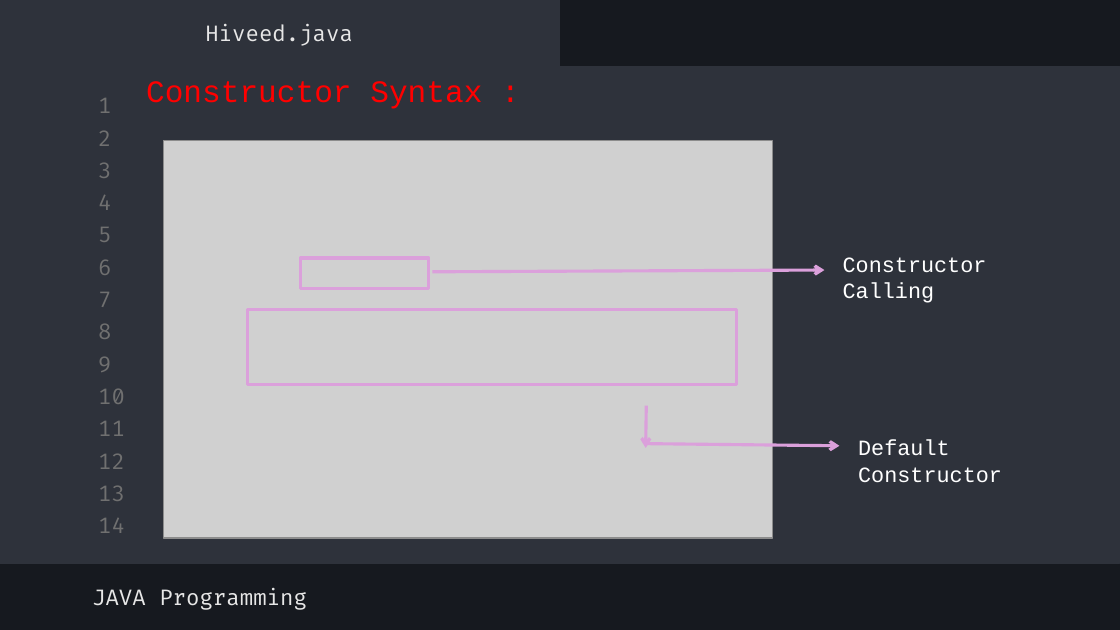
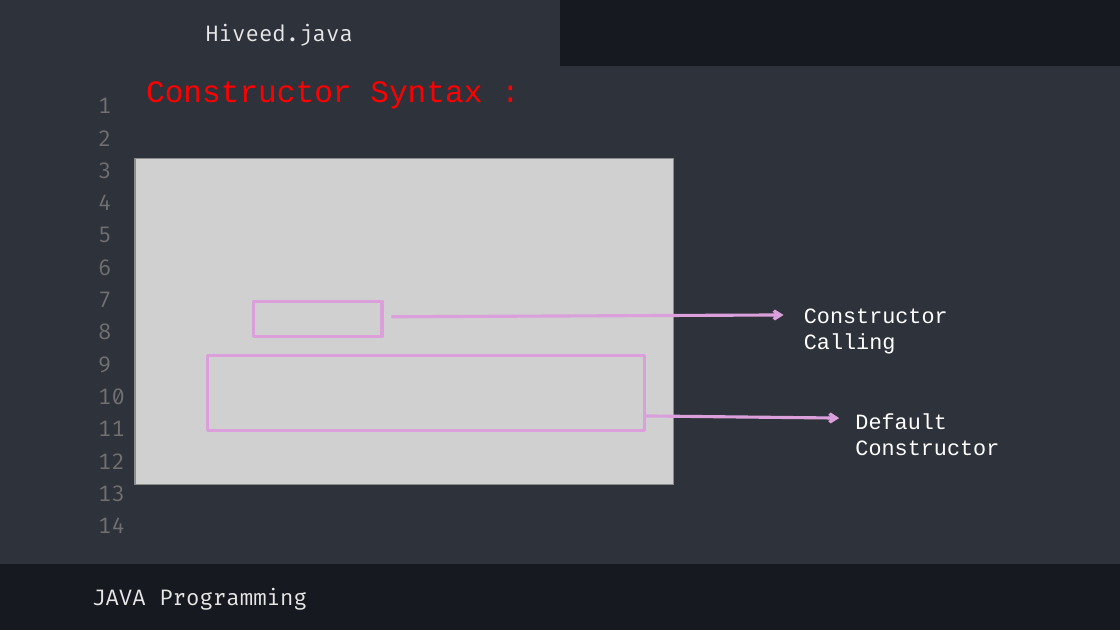
Before and after one commit to The-HiveEd/Notes, a slide deck: slide 8 of JAVA PPT/Day14.pptx. Drawn at 1120x630 pixels with LibreOffice and Linux fonts; fonts in the diff are those of the drawing; grey boxes stand for pictures. Boxes give left, top, right and bottom in pixels: in the first picture for what was removed or moved away, otherwise in the second. Text is boxed around its words. In the diff, an @@ line names an element or a change of style, - is before the commit and + after.

```diff
--- a/JAVA PPT/Day14.pptx
+++ b/JAVA PPT/Day14.pptx
@@ picture: place and size @@
-picture at box(164, 141, 773, 539)
+picture at box(136, 159, 674, 485)
@@ text "Constructor Calling": place and size @@
-text "Constructor Calling" at box(843, 257, 987, 303)
+text "Constructor Calling" at box(804, 308, 948, 354)
@@ rectangle: place and size @@
-rectangle at box(300, 258, 429, 288)
+rectangle at box(253, 301, 382, 337)
@@ arrow moved from (432, 272) - (824, 270) to (391, 317) - (784, 315) @@
@@ rectangle: place and size @@
-rectangle at box(248, 309, 736, 384)
+rectangle at box(207, 356, 644, 431)
@@ arrow moved from (645, 444) - (840, 446) to (645, 416) - (839, 418) @@
@@ arrow removed from (646, 405) to (646, 448) @@
@@ text "Default Constructor": place and size @@
-text "Default Constructor" at box(858, 440, 1002, 483)
+text "Default Constructor" at box(855, 414, 999, 456)
```
Also in this commit, not shown: 3 other slides changed, 15 other files.
